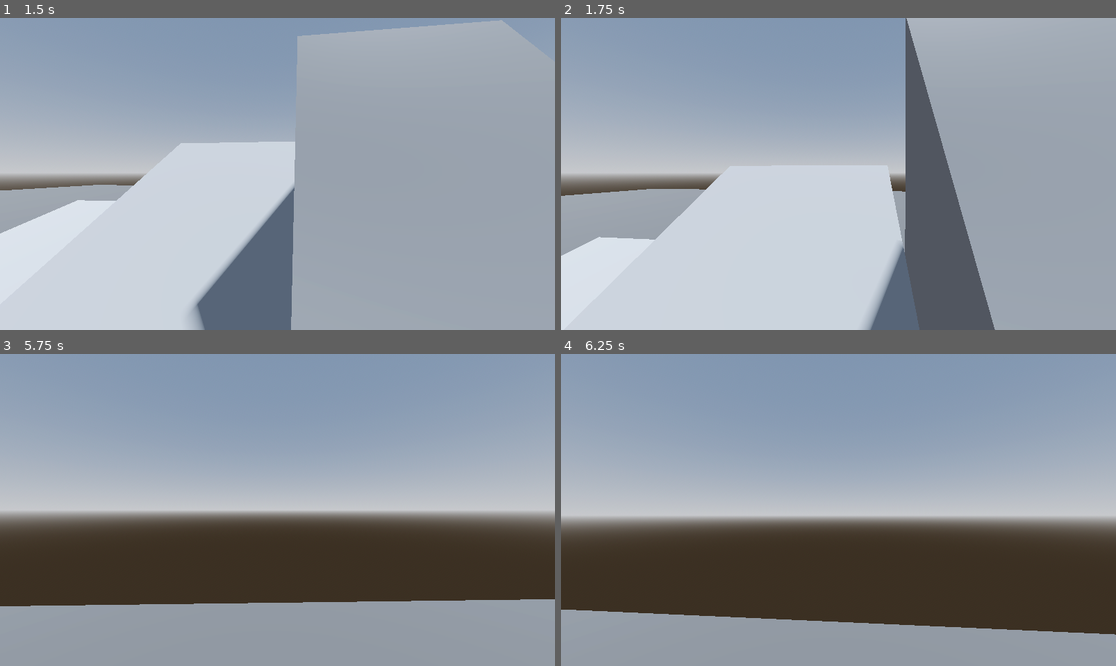
Above: before the commit, frames 1-4 (two rows, left to right).
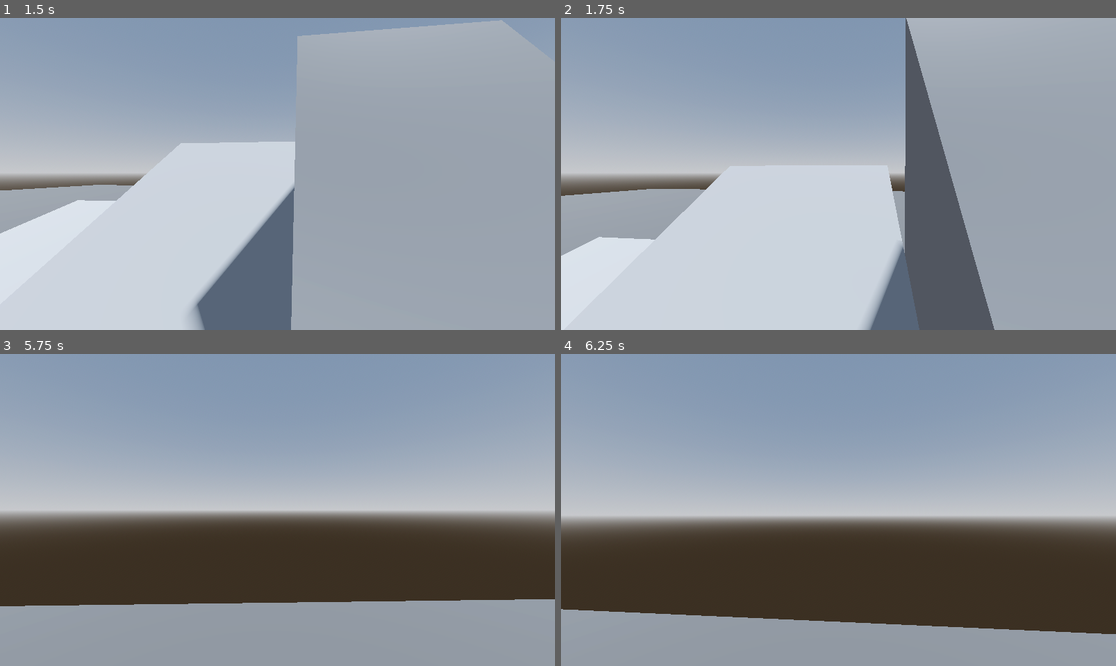
Above: after the commit, the same moments.

Repository: alexjhetherington/godot-character-controller-example
Game: Godot game, scene res://demo.tscn
Two runs of this game, one before a commit and one after it. Both use one fixed random seed, a clock stepped at 60 frames per second and the inputs below.
Inputs (mouse positions are in pixels of both pictures, inside the frame that each line leads up to):
- Up to frame 1 (1.5 s): tap Enter at 0.5 s; move the mouse to (305, 174) at 0.52 s; hold W (move_forward) from 0.53 s (still down); tap Shift (sprint) at 0.6, 1.35 s; move the mouse to (249, 174) at 1.27 s
- Up to frame 2 (1.75 s): keep holding W (move_forward)
- Up to frame 3 (5.75 s): keep holding W (move_forward); move the mouse to (288, 503) at 2.02 s; tap Shift (sprint) every 0.75 s from 2.1 to 5.1 s; tap Space at 2.75 s; move the mouse to (271, 516) at 2.77 s; tap Enter at 3.5 s; move the mouse to (316, 513) at 3.52 s; move the mouse to (233, 506) at 4.27 s; move the mouse to (283, 510) at 5.02 s
- Up to frame 4 (6.25 s): move the mouse to (816, 503) at 5.77 s; release W (move_forward) at 5.78 s; hold D (strafe_right) from 5.78 s (still down); tap Shift (sprint) at 5.85 s

Frame 1 is identical in both runs. In frame 2, less than 0.1% of the frame differs, in the area x 7-79%, y 0-100%; in frame 3, less than 0.1%; in frame 4, less than 0.1%.

Commit message:
Fix stepping under arches

Diff:
--- a/scripts/player_demo.gd
+++ b/scripts/player_demo.gd
@@ -212,6 +212,8 @@
 # In each iteration, move until collision, then calculate and return the next movement
 func move_iteration(movement_type: MovementType, initial_direction: Vector3, translation: Vector3):
 
+	# PHASE 1 - Actually move
+
 	var collisions : KinematicCollision3D
 
 	# If Lateral movement, try stepping
@@ -229,12 +231,12 @@
 		var down_collision := move_and_collide(Vector3.DOWN * current_step_height, false, safe_margin)
 
 		# Only step if the step algorithm landed on a walkable surface
-		# AND the walk *doesn't* land on a walkable surface
+		# AND the walk lands on a non-walkable surface
 		# This stops stepping up ramps
 		if (down_collision and
 				down_collision.get_normal(0).angle_to(Vector3.UP) < deg_to_rad(slope_limit) and
-				(!walk_test_collision or
-				!walk_test_collision.get_normal(0).angle_to(Vector3.UP) < deg_to_rad(slope_limit))):
+				walk_test_collision and
+				!walk_test_collision.get_normal(0).angle_to(Vector3.UP) < deg_to_rad(slope_limit)):
 			do_step = true
 
 		if do_step: # Keep track of stepepd distance to cancel it out later
@@ -258,6 +260,8 @@
 	if collisions.get_normal(0).angle_to(Vector3.UP) < deg_to_rad(slope_limit):
 		grounded = true
 		ground_normal = collisions.get_normal(0)
+
+	# PHASE 2 - Figure out next iteration direction
 
 	# Surface Angle will be used to "block" movement in some directions
 	var surface_angle = collisions.get_normal(0).angle_to(Vector3.UP)
